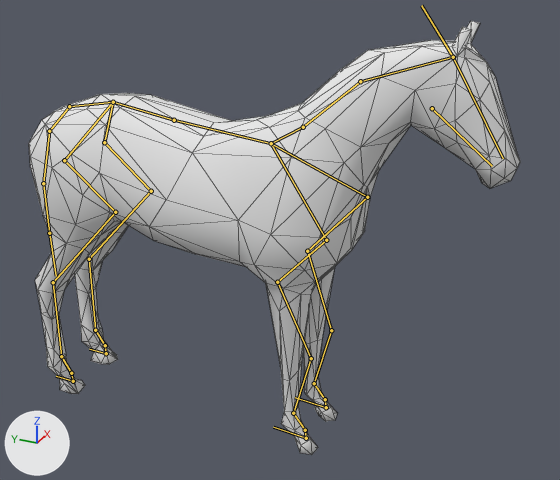
The Blender file Assets/Models/horse_rigged.blend, before and after one commit.
Before and after are seen from a camera (50 mm lens) standing at (-14.64, -8.46, 7.07) and looking at (0.09, -1.83, -0.3). Lighting does not change. The marker at lower left points along +X, +Y and +Z. The bones that bend it are drawn over the model as lines. Mesh edges are drawn as thin lines.
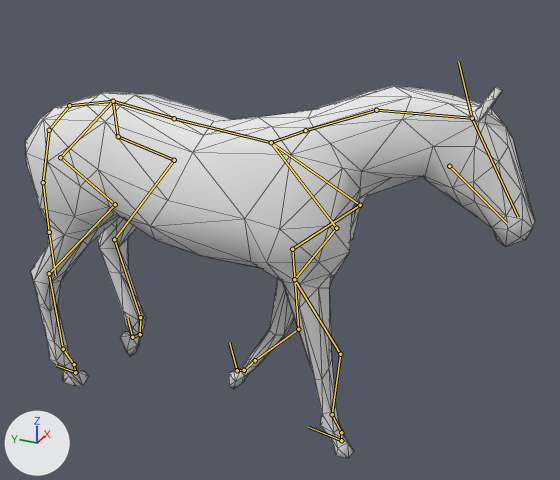
Commit message: - fixed horse animator (walk - trot - still - idle) - updated horse walk animation

The newer file adds an action. The first version stands in its rest pose; the second is drawn at frame 5 of the action 'Walk.001'.

What the commit changed:
Bone 'HalswirbelUnten' (bone_halswirbelunten) turns from (0, 0, 0) to (7, 0, -1) degrees about its own x, y and z.
Bone 'HalswirbelMitte' (bone_halswirbelmitte) turns from (0, 0, 0) to (13, 0, 0) degrees about its own x, y and z.
Bone 'HalswirbelOben' (bone_halswirbeloben) turns from (0, 0, 0) to (-2, 0, 0) degrees about its own x, y and z.
Bone 'Kopf' (bone_kopf) turns from (0, 0, 0) to (-17, 0, 0) degrees about its own x, y and z.
Bone 'Bone.008' (bone_bone_008) turns from (0, 0, 0) to (11, -6, -6) degrees about its own x, y and z.
Bone 'Hüfte.L' (bone_hüfte_l) turns from (0, 0, 0) to (4, -6, -20) degrees about its own x, y and z.
Bone 'Oberschenkel.L' (bone_oberschenkel_l) turns from (0, 0, 0) to (22, 1, 6) degrees about its own x, y and z.
Bone 'Unterschenkel.L' (bone_unterschenkel_l) turns from (0, 0, 0) to (-18, 0, 4) degrees about its own x, y and z.
Bone 'FesselHinten.L' (bone_fesselhinten_l) turns from (0, 0, 0) to (55, -3, -3) degrees about its own x, y and z.
Bone 'HufHinten.L' (bone_hufhinten_l) turns from (0, 0, 0) to (33, -2, -1) degrees about its own x, y and z.
Bone 'Bone.009' (bone_bone_009) turns from (0, 0, 0) to (4, 2, -1) degrees about its own x, y and z.
Bone 'Hüfte.R' (bone_hüfte_r) turns from (0, 0, 0) to (0, 2, 7) degrees about its own x, y and z.
Bone 'Oberschenkel.R' (bone_oberschenkel_r) turns from (0, 0, 0) to (8, -1, -2) degrees about its own x, y and z.
Bone 'Unterschenkel.R' (bone_unterschenkel_r) turns from (0, 0, 0) to (-5, 0, -1) degrees about its own x, y and z.
Bone 'FesselHinten.R' (bone_fesselhinten_r) turns from (0, 0, 0) to (4, -4, -5) degrees about its own x, y and z.
Bone 'Schulter.L' (bone_schulter_l) turns from (0, 0, 0) to (-5, 2, 3) degrees about its own x, y and z.
Bone 'Oberarm.L' (bone_oberarm_l) turns from (0, 0, 0) to (2, -1, 0) degrees about its own x, y and z.
Bone 'Elle.L' (bone_elle_l) turns from (0, 0, 0) to (5, 0, 0) degrees about its own x, y and z.
Bone 'Röhrbein.L' (bone_röhrbein_l) turns from (0, 0, 0) to (17, 0, 0) degrees about its own x, y and z.
Bone 'FesselVorne.L' (bone_fesselvorne_l) turns from (0, 0, 0) to (46, 1, -4) degrees about its own x, y and z.
Bone 'Schulter.R' (bone_schulter_r) turns from (0, 0, 0) to (5, 2, 5) degrees about its own x, y and z.
Bone 'Oberarm.R' (bone_oberarm_r) turns from (0, 0, 0) to (-1, 0, -1) degrees about its own x, y and z.
Bone 'Elle.R' (bone_elle_r) turns from (0, 0, 0) to (-2, 0, 0) degrees about its own x, y and z.
Bone 'FesselVorne.R' (bone_fesselvorne_r) turns from (0, 0, 0) to (18, 0, 0) degrees about its own x, y and z.
Bone 'HufVorne.R' (bone_hufvorne_r) turns from (0, 0, 0) to (-4, 1, 0) degrees about its own x, y and z.

Location of each change, [x1, y1, x2, y2] in pixels of the pictures (560 x 480 px):
'Cube', posed (14% shorter): before [29, 21, 520, 455]; after [25, 86, 535, 458]
bone 'HalswirbelUnten', root to tip: before (271, 143) to (303, 127); after (271, 142) to (305, 130)
bone 'HalswirbelMitte', root to tip: before (303, 127) to (360, 81); after (305, 130) to (376, 110)
bone 'HalswirbelOben', root to tip: before (360, 81) to (453, 57); after (376, 110) to (472, 118)
bone 'Kopf', root to tip: before (453, 57) to (503, 158); after (472, 118) to (518, 217)
bone 'Bone.008', root to tip: before (113, 102) to (104, 142); after (113, 101) to (118, 136)
bone 'Hüfte.L', root to tip: before (104, 142) to (151, 191); after (118, 136) to (174, 160)
bone 'Oberschenkel.L', root to tip: before (151, 191) to (89, 259); after (174, 160) to (114, 239)
bone 'Unterschenkel.L', root to tip: before (89, 259) to (95, 330); after (114, 239) to (140, 317)
bone 'FesselHinten.L', root to tip: before (95, 330) to (105, 345); after (140, 317) to (140, 334)
bone 'HufHinten.L', root to tip: before (105, 345) to (106, 353); after (140, 334) to (132, 337)
bone 'Bone.009', root to tip: before (113, 102) to (64, 160); after (113, 101) to (60, 157)
bone 'Hüfte.R', root to tip: before (64, 160) to (115, 212); after (60, 157) to (115, 204)
bone 'Oberschenkel.R', root to tip: before (115, 212) to (53, 282); after (115, 204) to (49, 273)
bone 'Unterschenkel.R', root to tip: before (53, 282) to (61, 356); after (49, 273) to (63, 349)
bone 'FesselHinten.R', root to tip: before (61, 356) to (71, 373); after (63, 349) to (74, 364)
bone 'Schulter.L', root to tip: before (271, 143) to (367, 197); after (271, 142) to (360, 205)
bone 'Oberarm.L', root to tip: before (367, 197) to (307, 251); after (360, 205) to (292, 249)
bone 'Elle.L', root to tip: before (307, 251) to (331, 330); after (292, 249) to (298, 329)
bone 'Röhrbein.L', root to tip: before (331, 330) to (314, 383); after (298, 329) to (255, 360)
bone 'FesselVorne.L', root to tip: before (314, 383) to (325, 399); after (255, 360) to (244, 370)
bone 'Schulter.R', root to tip: before (271, 143) to (326, 240); after (271, 142) to (336, 228)
bone 'Oberarm.R', root to tip: before (326, 240) to (277, 282); after (336, 228) to (294, 279)
bone 'Elle.R', root to tip: before (277, 282) to (311, 358); after (294, 279) to (340, 354)
bone 'FesselVorne.R', root to tip: before (293, 413) to (305, 430); after (332, 414) to (341, 432)
bone 'HufVorne.R', root to tip: before (305, 430) to (306, 438); after (341, 432) to (341, 440)
